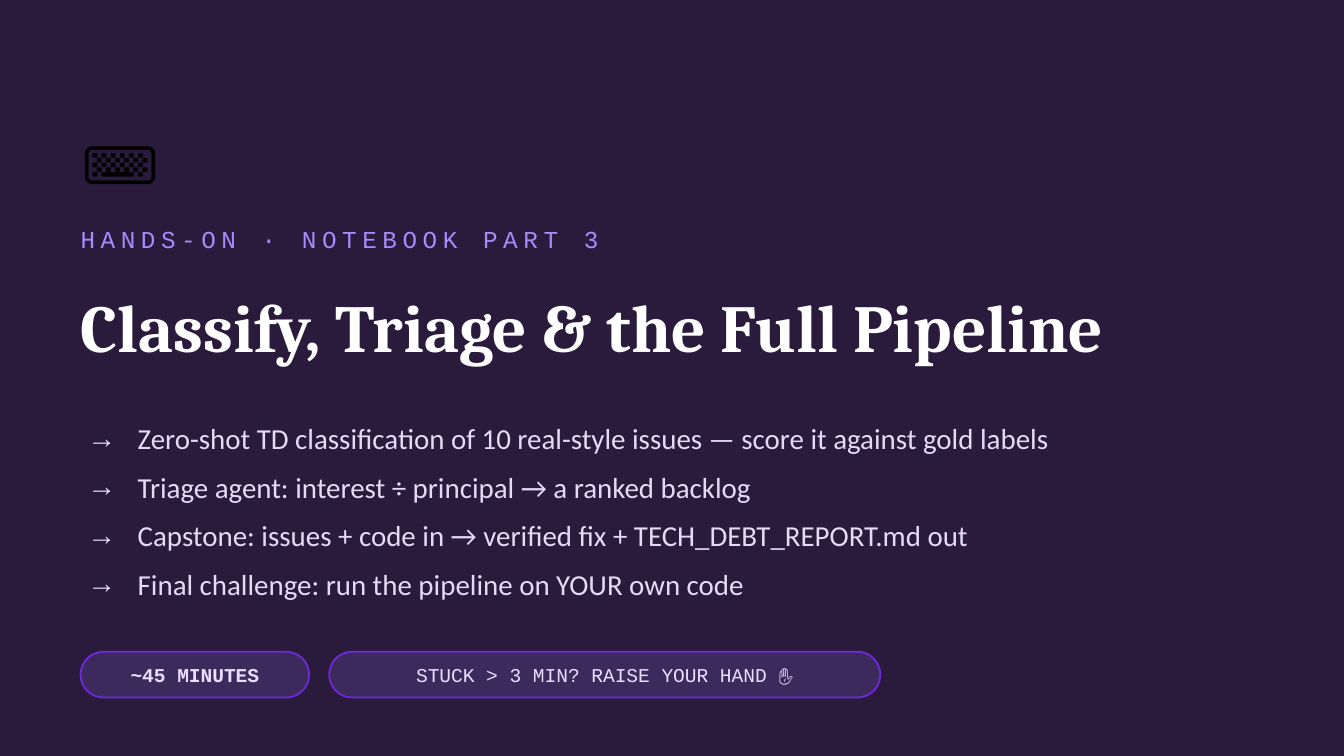
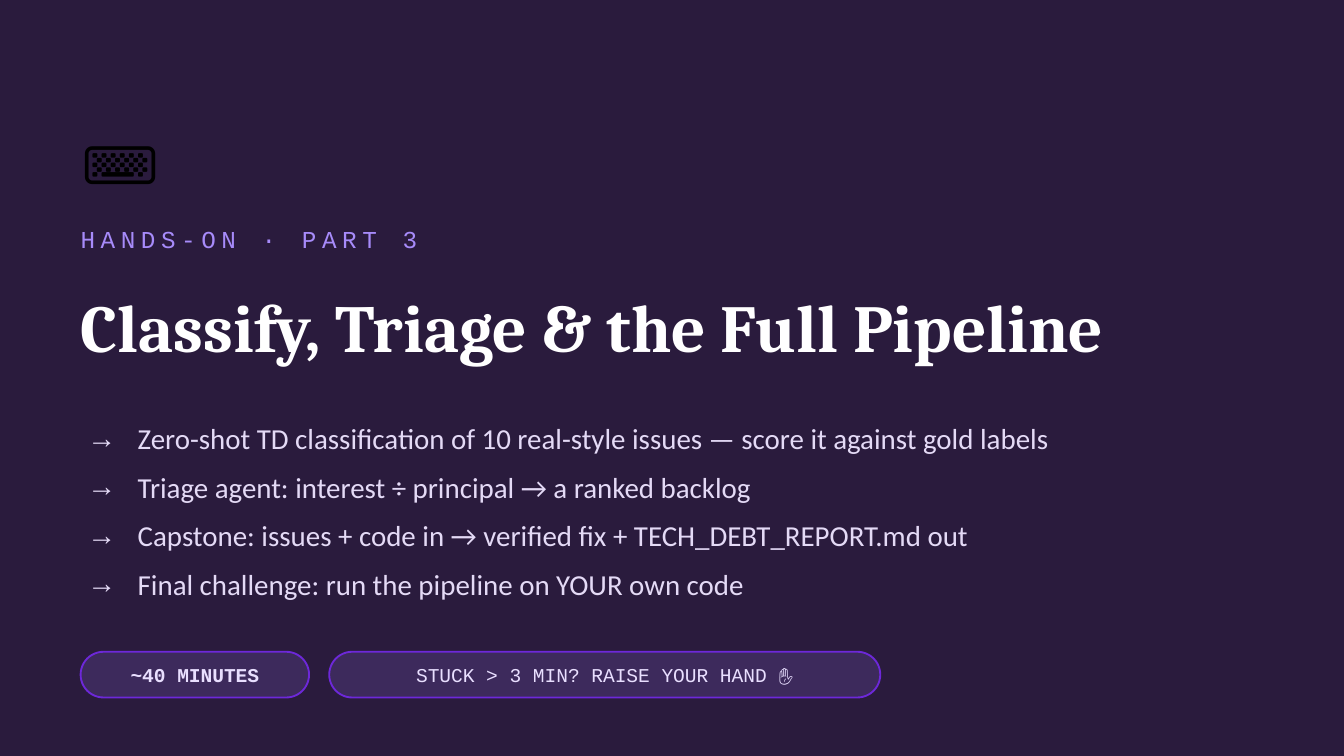
Before and after one commit to KarthikShivasankar/LLMA4SE-Workshop4, a slide deck: slide 16 of LLMA4SE_Workshop4_Slides.pptx (slide 15 before the commit). Drawn at 1344x756 pixels with LibreOffice and Linux fonts; fonts in the diff are those of the drawing. Boxes give left, top, right and bottom in pixels: in the first picture for what was removed or moved away, otherwise in the second. Text is boxed around its words. In the diff, an @@ line names an element or a change of style, - is before the commit and + after.

```diff
--- a/LLMA4SE_Workshop4_Slides.pptx
+++ b/LLMA4SE_Workshop4_Slides.pptx
@@ text at box(81, 231, 418, 248): text changed @@
-HANDS-ON · NOTEBOOK PART 3
+HANDS-ON · PART 3
@@ text at box(131, 669, 259, 682): text changed @@
-~45 MINUTES
+~40 MINUTES
```
Also in this commit, not shown: 10 other slides changed, 1 slide added, 19 other files.
